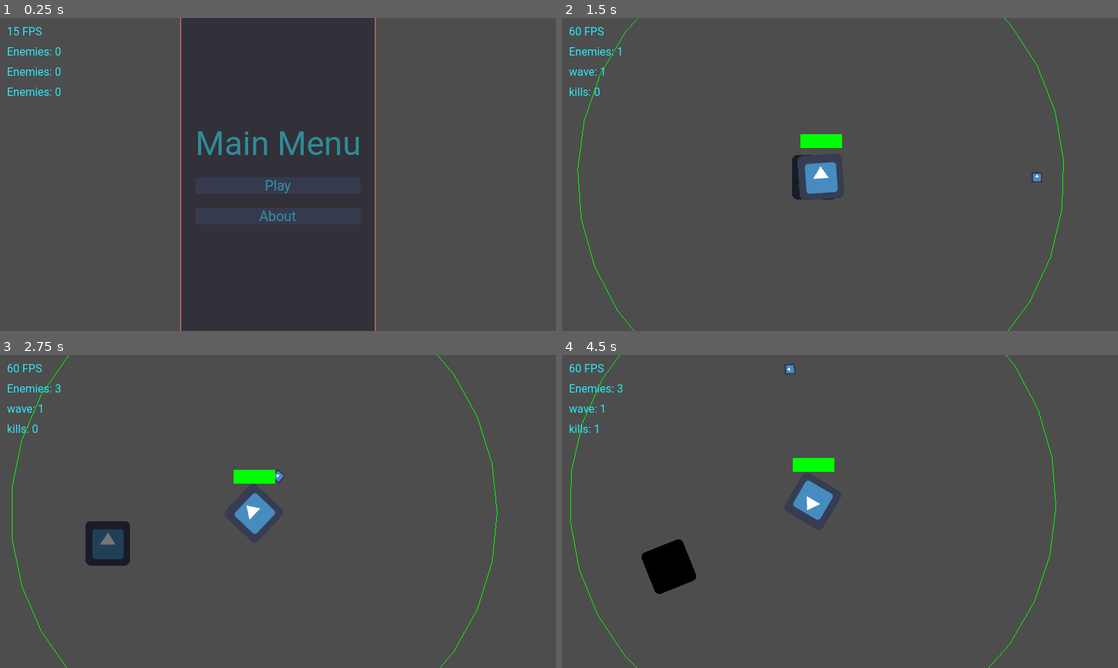
Above: before the commit, frames 1-4 (two rows, left to right).
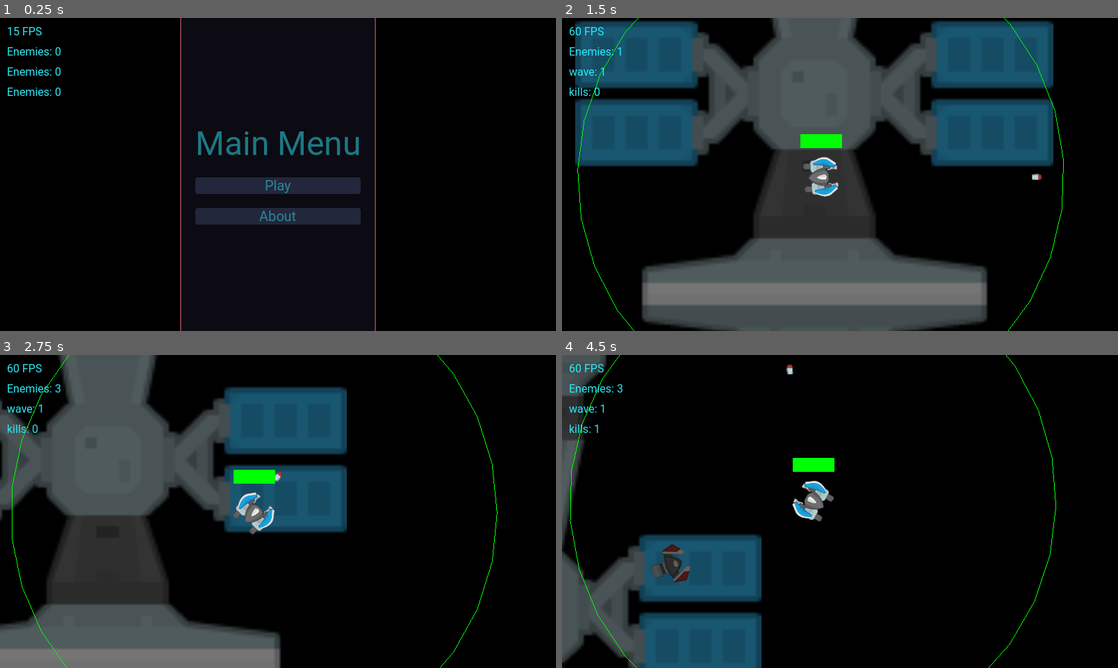
Above: after the commit, the same moments.

Repository: Bloodyaugust/ld-54
Game: Godot game, scene res://scenes/main.tscn
The game is run twice, just before and just after one commit, with the same random seed, the same clock (stepped at 60 frames per second) and the same inputs. The engine's default icon, where the game draws it, is replaced by a stand-in: a white triangle on a blue panel in a dark square.
Inputs (mouse positions are in pixels of both pictures, inside the frame that each line leads up to):
- Up to frame 1 (0.25 s): no input
- Up to frame 2 (1.5 s): click "Play" at 0.5 s; tap Enter at 1.25 s; move the mouse to (962, 158) at 1.27 s; hold Right (ui_right) from 1.28 s (still down); click (962, 158) at 1.42 s
- Up to frame 3 (2.75 s): release Right (ui_right) at 2 s; drag from (166, 527) to (439, 492) at 2.02 s
- Up to frame 4 (4.5 s): move the mouse to (895, 442) at 2.77 s; hold Right (ui_right) 2.78-3.5 s; drag from (812, 574) to (673, 464) at 3.52 s; move the mouse to (1006, 558) at 4.27 s; hold Left (ui_left) from 4.28 s (still down)

The runs differ from the first frame. In frame 1, 96% of the frame differs, in the area x 0-100%, y 0-100%; in frame 2, 76%; in frame 3, 80%; in frame 4, 95%.

Commit message:
Add TONS of art assets, lots of tweaks

Diff:
--- a/actors/Player.tscn
+++ b/actors/Player.tscn
@@ -6,6 +6,7 @@
 [ext_resource type="Theme" uid="uid://co811ue55i33m" path="res://resources/base_theme.tres" id="4_pcx4e"]
 [ext_resource type="Resource" uid="uid://b6vtta7b4mqig" path="res://data/modules/basic_armor.tres" id="4_vajus"]
 [ext_resource type="Resource" uid="uid://bfm3lg884ma35" path="res://data/modules/basic_cannon.tres" id="5_m0ii3"]
+[ext_resource type="Texture2D" uid="uid://eriltiaolnvq" path="res://sprites/ships/player.png" id="6_d2e8h"]
 
 [sub_resource type="Curve" id="Curve_owvtl"]
 _data = [Vector2(0, 0), 0.0, 1.4, 0, 0, Vector2(1, 1), 0.0, 0.0, 0, 0]
@@ -19,6 +20,10 @@
 [node name="Ship" parent="." groups=["player"] instance=ExtResource("2_nnnpa")]
 unique_name_in_owner = true
 starting_modules = Array[Resource("res://data/module.gd")]([ExtResource("3_k3r4s"), ExtResource("4_vajus"), ExtResource("5_m0ii3")])
+
+[node name="Sprite2D" parent="Ship" index="0"]
+scale = Vector2(0.45, 0.45)
+texture = ExtResource("6_d2e8h")
 
 [node name="Area2D" parent="Ship" index="1"]
 collision_mask = 2
--- a/actors/Ship.gd
+++ b/actors/Ship.gd
@@ -144,7 +144,7 @@
     _area2D.monitorable = false
     _area2D.monitoring = false
     died.emit()
-    modulate = Color.BLACK
+    modulate = Color.DIM_GRAY
     _health_bar.visible = false
     Store.set_state("kills", Store.state.kills + 1)
     Store.set_state("scrap", Store.state.scrap + scrap)
--- a/actors/Ship.tscn
+++ b/actors/Ship.tscn
@@ -6,7 +6,7 @@
 [ext_resource type="PackedScene" uid="uid://nwpwwjiyglqf" path="res://doodads/HealthBar.tscn" id="4_kuxp5"]
 
 [sub_resource type="CircleShape2D" id="CircleShape2D_15lqi"]
-radius = 29.0
+radius = 27.2947
 
 [node name="Ship" type="Node2D"]
 script = ExtResource("1_ut5b0")
--- a/actors/enemies/BasicKamikaze.tscn
+++ b/actors/enemies/BasicKamikaze.tscn
@@ -1,8 +1,9 @@
-[gd_scene load_steps=4 format=3 uid="uid://c5key3a0qe5jr"]
+[gd_scene load_steps=5 format=3 uid="uid://c5key3a0qe5jr"]
 
 [ext_resource type="Script" path="res://scripts/controllers/EnemyController.gd" id="1_0dxtj"]
 [ext_resource type="PackedScene" uid="uid://couplwfrtf7s6" path="res://actors/Ship.tscn" id="1_lv23b"]
 [ext_resource type="Resource" uid="uid://cifgmmymjs6xl" path="res://data/modules/basic_engine.tres" id="3_kt3px"]
+[ext_resource type="Texture2D" uid="uid://bcfxhdfhbwe8w" path="res://sprites/ships/spaceShips_006.png" id="4_g4xgl"]
 
 [node name="Enemy" type="Node2D"]
 script = ExtResource("1_0dxtj")
@@ -13,7 +14,8 @@
 team = 2
 
 [node name="Sprite2D" parent="Ship" index="0"]
-modulate = Color(1, 0.0117647, 0.027451, 1)
+scale = Vector2(0.371622, 0.606383)
+texture = ExtResource("4_g4xgl")
 
 [node name="Area2D" parent="Ship" index="1"]
 collision_layer = 2
--- a/actors/enemies/BasicProjectile.tscn
+++ b/actors/enemies/BasicProjectile.tscn
@@ -1,9 +1,10 @@
-[gd_scene load_steps=5 format=3 uid="uid://dwuaige7l4i6i"]
+[gd_scene load_steps=6 format=3 uid="uid://dwuaige7l4i6i"]
 
 [ext_resource type="Script" path="res://scripts/controllers/EnemyController.gd" id="1_tsdky"]
 [ext_resource type="PackedScene" uid="uid://couplwfrtf7s6" path="res://actors/Ship.tscn" id="2_c4dvf"]
 [ext_resource type="Resource" uid="uid://cifgmmymjs6xl" path="res://data/modules/basic_engine.tres" id="3_bwaam"]
 [ext_resource type="Resource" uid="uid://bfm3lg884ma35" path="res://data/modules/basic_cannon.tres" id="4_p6lpw"]
+[ext_resource type="Texture2D" uid="uid://d4apc455ykdgp" path="res://sprites/ships/spaceShips_005.png" id="5_iarqg"]
 
 [node name="Enemy" type="Node2D"]
 script = ExtResource("1_tsdky")
@@ -15,7 +16,8 @@
 scrap = 3.0
 
 [node name="Sprite2D" parent="Ship" index="0"]
-modulate = Color(1, 0.0117647, 0.027451, 1)
+scale = Vector2(0.702381, 0.441176)
+texture = ExtResource("5_iarqg")
 
 [node name="Area2D" parent="Ship" index="1"]
 collision_layer = 2
--- a/actors/enemies/BeefyKamikaze.tscn
+++ b/actors/enemies/BeefyKamikaze.tscn
@@ -1,9 +1,10 @@
-[gd_scene load_steps=5 format=3 uid="uid://hdknfsdeaove"]
+[gd_scene load_steps=6 format=3 uid="uid://hdknfsdeaove"]
 
 [ext_resource type="Script" path="res://scripts/controllers/EnemyController.gd" id="1_anp7o"]
 [ext_resource type="PackedScene" uid="uid://couplwfrtf7s6" path="res://actors/Ship.tscn" id="2_6vttf"]
 [ext_resource type="Resource" uid="uid://cifgmmymjs6xl" path="res://data/modules/basic_engine.tres" id="3_5wtf1"]
 [ext_resource type="Resource" uid="uid://b6vtta7b4mqig" path="res://data/modules/basic_armor.tres" id="4_rqdwf"]
+[ext_resource type="Texture2D" uid="uid://uq8rbjm1toj0" path="res://sprites/ships/spaceShips_008.png" id="5_3fkkv"]
 
 [node name="Enemy" type="Node2D"]
 script = ExtResource("1_anp7o")
@@ -15,7 +16,8 @@
 scrap = 3.0
 
 [node name="Sprite2D" parent="Ship" index="0"]
-modulate = Color(1, 0.0117647, 0.027451, 1)
+scale = Vector2(0.707317, 0.67)
+texture = ExtResource("5_3fkkv")
 
 [node name="Area2D" parent="Ship" index="1"]
 collision_layer = 2
--- a/actors/enemies/EliteKamikaze.tscn
+++ b/actors/enemies/EliteKamikaze.tscn
@@ -1,9 +1,10 @@
-[gd_scene load_steps=5 format=3 uid="uid://bk6p87spxgvka"]
+[gd_scene load_steps=6 format=3 uid="uid://bk6p87spxgvka"]
 
 [ext_resource type="Script" path="res://scripts/controllers/EnemyController.gd" id="1_pfyhs"]
 [ext_resource type="PackedScene" uid="uid://couplwfrtf7s6" path="res://actors/Ship.tscn" id="2_idv7b"]
 [ext_resource type="Resource" uid="uid://cifgmmymjs6xl" path="res://data/modules/basic_engine.tres" id="3_05ey8"]
 [ext_resource type="Resource" uid="uid://b6vtta7b4mqig" path="res://data/modules/basic_armor.tres" id="4_ewpmj"]
+[ext_resource type="Texture2D" uid="uid://b227bu80p3jxy" path="res://sprites/ships/spaceShips_007.png" id="5_eoblk"]
 
 [node name="Enemy" type="Node2D"]
 script = ExtResource("1_pfyhs")
@@ -15,7 +16,8 @@
 scrap = 6.0
 
 [node name="Sprite2D" parent="Ship" index="0"]
-modulate = Color(1, 0.0117647, 0.027451, 1)
+scale = Vector2(0.370861, 0.343023)
+texture = ExtResource("5_eoblk")
 
 [node name="Area2D" parent="Ship" index="1"]
 collision_layer = 2
--- a/actors/enemies/GatlingProjectile.tscn
+++ b/actors/enemies/GatlingProjectile.tscn
@@ -1,9 +1,10 @@
-[gd_scene load_steps=5 format=3 uid="uid://c1rrcugton1wm"]
+[gd_scene load_steps=6 format=3 uid="uid://c1rrcugton1wm"]
 
 [ext_resource type="Script" path="res://scripts/controllers/EnemyController.gd" id="1_tvok1"]
 [ext_resource type="PackedScene" uid="uid://couplwfrtf7s6" path="res://actors/Ship.tscn" id="2_lbgai"]
 [ext_resource type="Resource" uid="uid://e8m3gy7nlh44" path="res://data/modules/advanced_engine.tres" id="3_mu1w5"]
 [ext_resource type="Resource" uid="uid://brnbwjgy8xxcs" path="res://data/modules/gatling_cannon.tres" id="4_4b08n"]
+[ext_resource type="Texture2D" uid="uid://b68d6d0r8tm7g" path="res://sprites/ships/spaceShips_009.png" id="5_pnp7d"]
 
 [node name="Enemy" type="Node2D"]
 script = ExtResource("1_tvok1")
@@ -15,7 +16,8 @@
 scrap = 6.0
 
 [node name="Sprite2D" parent="Ship" index="0"]
-modulate = Color(1, 0.0117647, 0.027451, 1)
+scale = Vector2(0.682927, 0.5)
+texture = ExtResource("5_pnp7d")
 
 [node name="Area2D" parent="Ship" index="1"]
 collision_layer = 2
--- a/actors/enemies/HeavyCannonProjectile.tscn
+++ b/actors/enemies/HeavyCannonProjectile.tscn
@@ -1,10 +1,14 @@
-[gd_scene load_steps=6 format=3 uid="uid://c6bth2lbg4ix8"]
+[gd_scene load_steps=8 format=3 uid="uid://c6bth2lbg4ix8"]
 
 [ext_resource type="Script" path="res://scripts/controllers/EnemyController.gd" id="1_avey8"]
 [ext_resource type="PackedScene" uid="uid://couplwfrtf7s6" path="res://actors/Ship.tscn" id="2_vqbdv"]
 [ext_resource type="Resource" uid="uid://cifgmmymjs6xl" path="res://data/modules/basic_engine.tres" id="3_6svpa"]
 [ext_resource type="Resource" uid="uid://b0k21bktgnk86" path="res://data/modules/composite_armor.tres" id="4_q1v8h"]
 [ext_resource type="Resource" uid="uid://clvssjmptwdmn" path="res://data/modules/heavy_cannon.tres" id="5_dkxpa"]
+[ext_resource type="Texture2D" uid="uid://d4apc455ykdgp" path="res://sprites/ships/spaceShips_005.png" id="6_sf1uh"]
+
+[sub_resource type="CircleShape2D" id="CircleShape2D_gyy2y"]
+radius = 39.0
 
 [node name="Enemy" type="Node2D"]
 script = ExtResource("1_avey8")
@@ -16,9 +20,14 @@
 scrap = 10.0
 
 [node name="Sprite2D" parent="Ship" index="0"]
-modulate = Color(1, 0.0117647, 0.027451, 1)
+position = Vector2(0, 0.499999)
+scale = Vector2(1, 0.566176)
+texture = ExtResource("6_sf1uh")
 
 [node name="Area2D" parent="Ship" index="1"]
 collision_layer = 2
 
+[node name="CollisionShape2D" parent="Ship/Area2D" index="0"]
+shape = SubResource("CircleShape2D_gyy2y")
+
 [editable path="Ship"]
--- a/actors/enemies/QuickKamikaze.tscn
+++ b/actors/enemies/QuickKamikaze.tscn
@@ -1,7 +1,8 @@
-[gd_scene load_steps=3 format=3 uid="uid://ccsaogkgcikwi"]
+[gd_scene load_steps=4 format=3 uid="uid://ccsaogkgcikwi"]
 
 [ext_resource type="Script" path="res://scripts/controllers/EnemyController.gd" id="1_w1rrt"]
 [ext_resource type="PackedScene" uid="uid://couplwfrtf7s6" path="res://actors/Ship.tscn" id="2_xovsi"]
+[ext_resource type="Texture2D" uid="uid://b227bu80p3jxy" path="res://sprites/ships/spaceShips_007.png" id="3_2v4s3"]
 
 [node name="Enemy" type="Node2D"]
 script = ExtResource("1_w1rrt")
@@ -12,7 +13,8 @@
 scrap = 4.0
 
 [node name="Sprite2D" parent="Ship" index="0"]
-modulate = Color(1, 0.0117647, 0.027451, 1)
+scale = Vector2(0.357616, 0.296512)
+texture = ExtResource("3_2v4s3")
 
 [node name="Area2D" parent="Ship" index="1"]
 collision_layer = 2
--- a/actors/projectiles/Cannon.tscn
+++ b/actors/projectiles/Cannon.tscn
@@ -1,7 +1,7 @@
 [gd_scene load_steps=4 format=3 uid="uid://d1hohd0niejee"]
 
 [ext_resource type="Script" path="res://actors/Projectile.gd" id="1_4i5tt"]
-[ext_resource type="Texture2D" uid="uid://4typrc2p2rra" path="res://icon.png" id="2_8khqq"]
+[ext_resource type="Texture2D" uid="uid://dm7qqjj0uihcr" path="res://sprites/projectiles/spaceMissiles_015.png" id="2_51ldp"]
 
 [sub_resource type="CircleShape2D" id="CircleShape2D_cp2mk"]
 radius = 8.0
@@ -12,8 +12,8 @@
 time_to_live = 0.5
 
 [node name="Sprite2D" type="Sprite2D" parent="."]
-scale = Vector2(0.25, 0.25)
-texture = ExtResource("2_8khqq")
+scale = Vector2(0.6, 0.75)
+texture = ExtResource("2_51ldp")
 
 [node name="Area2D" type="Area2D" parent="."]
 unique_name_in_owner = true
--- a/actors/projectiles/HeavyCannon.tscn
+++ b/actors/projectiles/HeavyCannon.tscn
@@ -1,7 +1,7 @@
 [gd_scene load_steps=4 format=3 uid="uid://b3nfmuqxvhul3"]
 
 [ext_resource type="Script" path="res://actors/Projectile.gd" id="1_d1wei"]
-[ext_resource type="Texture2D" uid="uid://4typrc2p2rra" path="res://icon.png" id="2_luwqo"]
+[ext_resource type="Texture2D" uid="uid://ca6rik340a21u" path="res://sprites/projectiles/spaceMissiles_012.png" id="2_5hsqw"]
 
 [sub_resource type="CircleShape2D" id="CircleShape2D_cp2mk"]
 radius = 14.0
@@ -12,8 +12,7 @@
 speed = 1200.0
 
 [node name="Sprite2D" type="Sprite2D" parent="."]
-scale = Vector2(0.45, 0.45)
-texture = ExtResource("2_luwqo")
+texture = ExtResource("2_5hsqw")
 
 [node name="Area2D" type="Area2D" parent="."]
 unique_name_in_owner = true
--- /dev/null
+++ b/actors/projectiles/RailgunSlug.tscn
@@ -0,0 +1,25 @@
+[gd_scene load_steps=4 format=3 uid="uid://bl26p64aiqqxw"]
+
+[ext_resource type="Script" path="res://actors/Projectile.gd" id="1_gjhsm"]
+[ext_resource type="Texture2D" uid="uid://cdtx3t8mw5k1m" path="res://sprites/projectiles/spaceMissiles_024.png" id="2_i6vc0"]
+
+[sub_resource type="CircleShape2D" id="CircleShape2D_cp2mk"]
+radius = 11.0
+
+[node name="RailgunSlug" type="Node2D"]
+script = ExtResource("1_gjhsm")
+damage = 7.0
+speed = 1800.0
+time_to_live = 0.5
+
+[node name="Sprite2D" type="Sprite2D" parent="."]
+position = Vector2(0, 1.19209e-07)
+scale = Vector2(0.45, 0.833333)
+texture = ExtResource("2_i6vc0")
+
+[node name="Area2D" type="Area2D" parent="."]
+unique_name_in_owner = true
+collision_mask = 2
+
+[node name="CollisionShape2D" type="CollisionShape2D" parent="Area2D"]
+shape = SubResource("CircleShape2D_cp2mk")
--- /dev/null
+++ b/data/modules/nanotech_armor.tres
@@ -0,0 +1,15 @@
+[gd_resource type="Resource" script_class="ModuleData" load_steps=2 format=3 uid="uid://dcd4mimpufgk6"]
+
+[ext_resource type="Script" path="res://data/module.gd" id="1_gdmb6"]
+
+[resource]
+script = ExtResource("1_gdmb6")
+cost = 50
+description = "Highly advanced materials allow for armor that is ultra-light, and ultra-strong. This versatility comes at a high price, however."
+name = "Nanotech Armor"
+radius = 0.0
+reload_time = 0.0
+structural_integrity = 20.0
+thrust = 0.0
+type = 2
+weight = 10.0
--- /dev/null
+++ b/data/modules/railgun.tres
@@ -0,0 +1,17 @@
+[gd_resource type="Resource" script_class="ModuleData" load_steps=3 format=3 uid="uid://copxh88so4t6q"]
+
+[ext_resource type="PackedScene" uid="uid://bl26p64aiqqxw" path="res://actors/projectiles/RailgunSlug.tscn" id="1_3y3wa"]
+[ext_resource type="Script" path="res://data/module.gd" id="2_vlmea"]
+
+[resource]
+script = ExtResource("2_vlmea")
+cost = 60
+description = "Using copious amounts of energy, this weapon prioritizes speed and precision, with rounds capable of massive damage. Integrated tightly with the structure of a ship, it doesn't contribute much mass (or integrity), either."
+name = "Railgun"
+projectile_scene = ExtResource("1_3y3wa")
+radius = 600.0
+reload_time = 1.0
+structural_integrity = 2.0
+thrust = 0.0
+type = 1
+weight = 25.0
--- a/project.godot
+++ b/project.godot
@@ -10,10 +10,10 @@
 
 [application]
 
-config/name="Godot 4 Template Project"
+config/name="LD 54"
 run/main_scene="res://scenes/main.tscn"
 config/features=PackedStringArray("4.1")
-config/icon="res://icon.png"
+config/icon="res://sprites/ships/player.png"
 
 [autoload]
 
@@ -69,4 +69,5 @@
 
 [rendering]
 
+environment/defaults/default_clear_color=Color(0, 0, 0, 1)
 environment/default_environment="res://default_env.tres"
--- a/scenes/main.tscn
+++ b/scenes/main.tscn
@@ -184,7 +184,9 @@
 layout_mode = 2
 theme_type_variation = &"LargeLabel"
 text = "Made by: Greyson Richey
-Made with Godot"
+Made with Godot
+Art by Kenney.nl"
+horizontal_alignment = 1
 
 [node name="MainMenu" type="Button" parent="UIRoot/About/PanelContainer/MarginContainer/VBoxContainer"]
 unique_name_in_owner = true
--- a/scenes/run.tscn
+++ b/scenes/run.tscn
@@ -1,10 +1,15 @@
-[gd_scene load_steps=6 format=3 uid="uid://s5pif0aogjhp"]
+[gd_scene load_steps=11 format=3 uid="uid://s5pif0aogjhp"]
 
 [ext_resource type="Script" path="res://scripts/controllers/RunController.gd" id="1_1bbyh"]
 [ext_resource type="PackedScene" uid="uid://b2udgr1psl1sj" path="res://lib/BetterCam.tscn" id="1_a1miq"]
 [ext_resource type="PackedScene" uid="uid://vqyckwxhkax0" path="res://actors/Player.tscn" id="2_yl1sk"]
-[ext_resource type="Texture2D" uid="uid://4typrc2p2rra" path="res://icon.png" id="3_jcd7f"]
+[ext_resource type="Texture2D" uid="uid://cfb4csx1yv0nt" path="res://sprites/background/spaceStation_021.png" id="4_eyre7"]
+[ext_resource type="Texture2D" uid="uid://4glfg8ebukkm" path="res://sprites/background/spaceBuilding_015.png" id="5_hpwwl"]
 [ext_resource type="Script" path="res://scripts/controllers/SpawnController.gd" id="6_32p7p"]
+[ext_resource type="Texture2D" uid="uid://cjqd7pespefsu" path="res://sprites/background/spaceBuilding_024.png" id="6_mme1l"]
+[ext_resource type="Texture2D" uid="uid://bkcv4hk48m2wq" path="res://sprites/background/spaceMeteors_001.png" id="7_d68hn"]
+[ext_resource type="Texture2D" uid="uid://c7aja4hckk1d" path="res://sprites/background/spaceMeteors_002.png" id="8_ndel2"]
+[ext_resource type="Texture2D" uid="uid://dlwrf8bko253m" path="res://sprites/background/spaceMeteors_004.png" id="9_cr3cj"]
 
 [node name="run" type="Node2D"]
 script = ExtResource("1_1bbyh")
@@ -20,7 +25,44 @@
 
 [node name="Sprite2D" type="Sprite2D" parent="."]
 modulate = Color(0.458824, 0.458824, 0.458824, 1)
-texture = ExtResource("3_jcd7f")
+z_index = -1
+scale = Vector2(4, 4)
+texture = ExtResource("4_eyre7")
+
+[node name="Sprite2D2" type="Sprite2D" parent="."]
+modulate = Color(0.458824, 0.458824, 0.458824, 1)
+z_index = -1
+position = Vector2(-627, -979)
+scale = Vector2(4, 4)
+texture = ExtResource("5_hpwwl")
+
+[node name="Sprite2D3" type="Sprite2D" parent="."]
+modulate = Color(0.458824, 0.458824, 0.458824, 1)
+z_index = -1
+position = Vector2(1445, 428)
+scale = Vector2(4, 4)
+texture = ExtResource("6_mme1l")
+
+[node name="Sprite2D4" type="Sprite2D" parent="."]
+modulate = Color(0.458824, 0.458824, 0.458824, 1)
+z_index = -1
+position = Vector2(-1602, 93)
+scale = Vector2(4, 4)
+texture = ExtResource("7_d68hn")
+
+[node name="Sprite2D5" type="Sprite2D" parent="."]
+modulate = Color(0.458824, 0.458824, 0.458824, 1)
+z_index = -1
+position = Vector2(213, 1236)
+scale = Vector2(4, 4)
+texture = ExtResource("8_ndel2")
+
+[node name="Sprite2D6" type="Sprite2D" parent="."]
+modulate = Color(0.458824, 0.458824, 0.458824, 1)
+z_index = -1
+position = Vector2(1364, -700)
+scale = Vector2(4, 4)
+texture = ExtResource("9_cr3cj")
 
 [node name="SpawnController" type="Node2D" parent="."]
 script = ExtResource("6_32p7p")
--- a/views/Upgrade.gd
+++ b/views/Upgrade.gd
@@ -8,6 +8,8 @@
   preload("res://data/modules/gatling_cannon.tres"),
   preload("res://data/modules/heavy_cannon.tres"),
   preload("res://data/modules/advanced_engine.tres"),
+  preload("res://data/modules/nanotech_armor.tres"),
+  preload("res://data/modules/railgun.tres"),
 ]
 const SHIP_MODULE_COMPONENT: PackedScene = preload("res://views/components/ShipModule.tscn")
 const STORE_MODULE_COMPONENT: PackedScene = preload("res://views/components/StoreModule.tscn")
Not shown, added: Kenney-License.txt
Not shown: 1 places in actors/Player.tscn that only renumber resources
Binary file added: sprites/background/spaceBuilding_015.png
Not shown, added: sprites/background/spaceBuilding_015.png.import
Binary file added: sprites/background/spaceBuilding_024.png
Not shown, added: sprites/background/spaceBuilding_024.png.import
Binary file added: sprites/background/spaceMeteors_001.png
Not shown, added: sprites/background/spaceMeteors_001.png.import
Binary file added: sprites/background/spaceMeteors_002.png
Not shown, added: sprites/background/spaceMeteors_002.png.import
Binary file added: sprites/background/spaceMeteors_003.png
Not shown, added: sprites/background/spaceMeteors_003.png.import
(and 32 more such lines)
